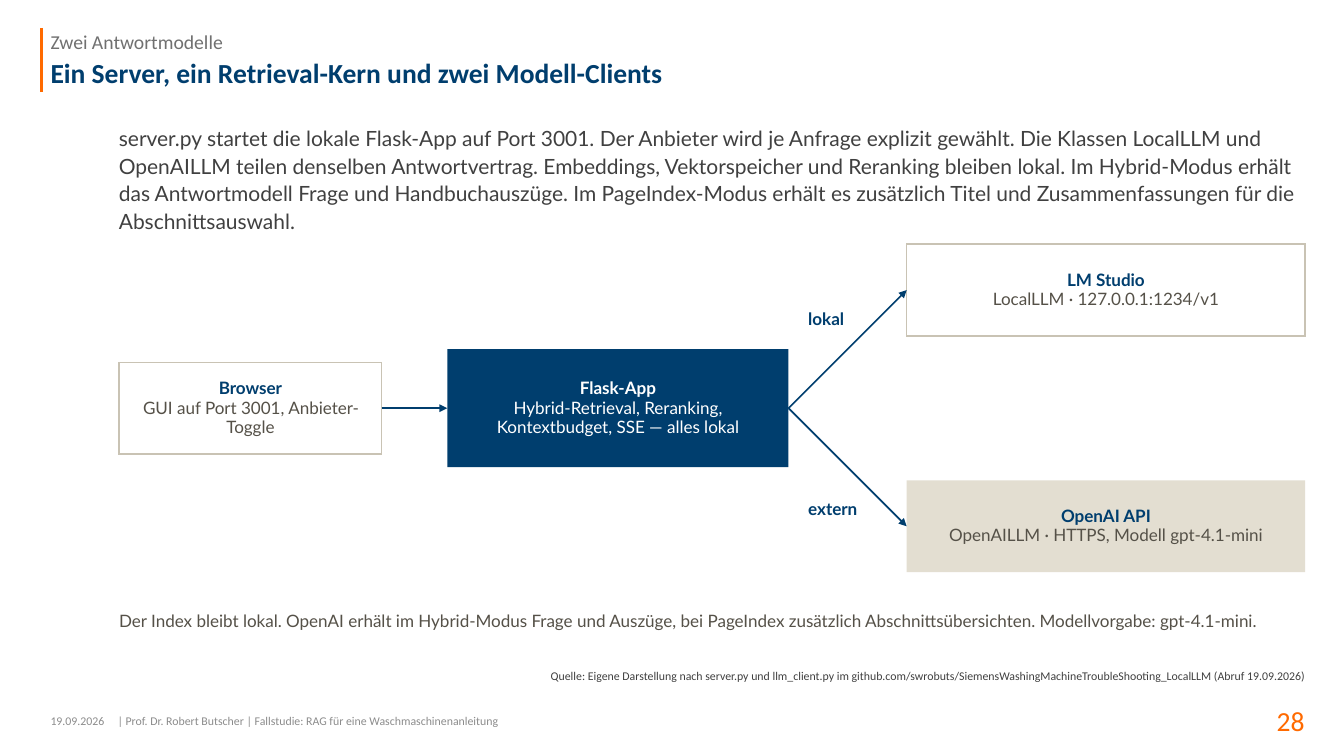
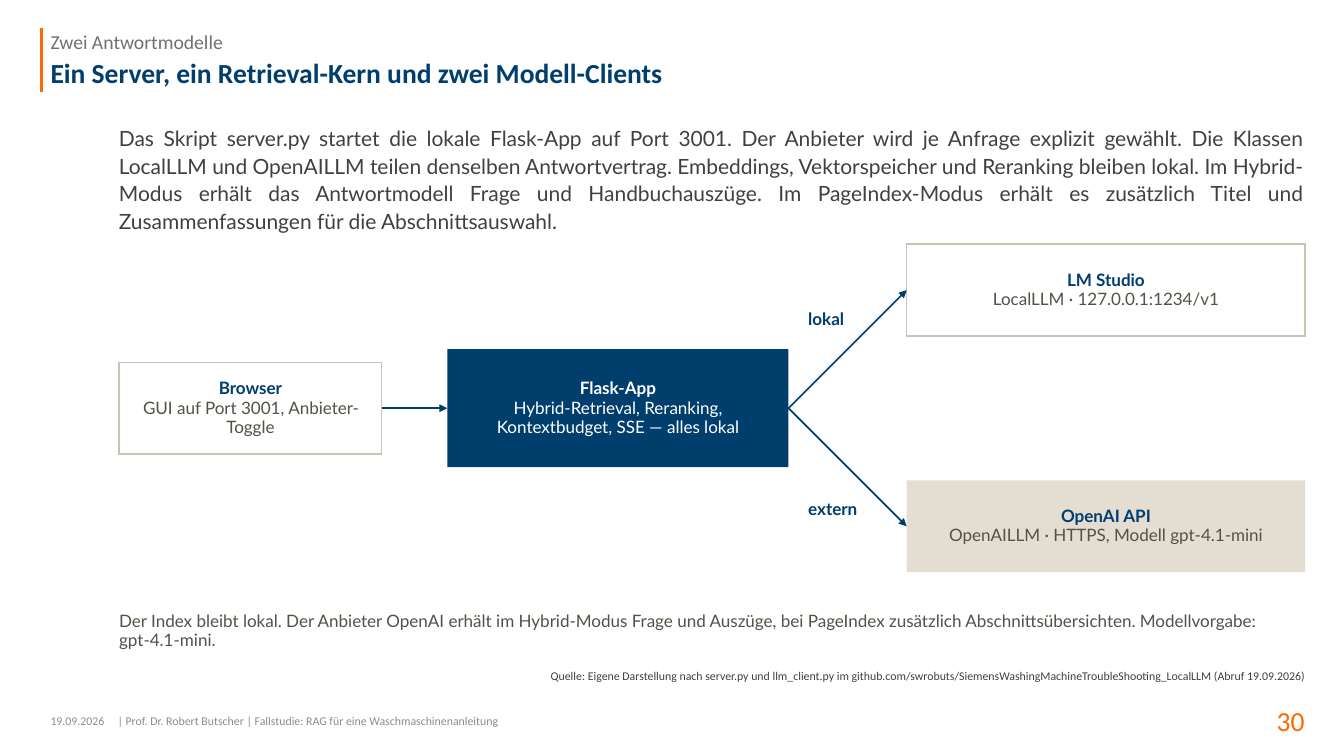
Before and after one commit to swrobuts/SiemensWashingMachineTroubleShooting_LocalLLM, a slide deck: slide 30 of docs/slides/RAG_Waschmaschine_Dokumentation.pptx (slide 28 before the commit). Drawn at 1344x756 pixels with LibreOffice and Linux fonts; fonts in the diff are those of the drawing; background and template pictures are left out. Boxes give left, top, right and bottom in pixels: in the first picture for what was removed or moved away, otherwise in the second. Text is boxed around its words. In the diff, an @@ line names an element or a change of style, - is before the commit and + after.

```diff
--- a/docs/slides/RAG_Waschmaschine_Dokumentation.pptx
+++ b/docs/slides/RAG_Waschmaschine_Dokumentation.pptx
@@ text at box(119, 130, 1303, 233): text changed @@
-server.py startet die lokale Flask-App auf Port 3001. Der Anbieter wird je Anfrage explizit gewählt. Die Klassen LocalLLM und OpenAILLM teilen denselben Antwortvertrag. Embeddings, Vektorspeicher und Reranking bleiben lokal. Im Hybrid-Modus erhält das Antwortmodell Frage und Handbuchauszüge. Im PageIndex-Modus erhält es zusätzlich Titel und Zusammenfassungen für die Abschnittsauswahl.
+Das Skript server.py startet die lokale Flask-App auf Port 3001. Der Anbieter wird je Anfrage explizit gewählt. Die Klassen LocalLLM und OpenAILLM teilen denselben Antwortvertrag. Embeddings, Vektorspeicher und Reranking bleiben lokal. Im Hybrid-Modus erhält das Antwortmodell Frage und Handbuchauszüge. Im PageIndex-Modus erhält es zusätzlich Titel und Zusammenfassungen für die Abschnittsauswahl.
@@ text at box(119, 614, 1256, 649): text changed @@
-Der Index bleibt lokal. OpenAI erhält im Hybrid-Modus Frage und Auszüge, bei PageIndex zusätzlich Abschnittsübersichten. Modellvorgabe: gpt-4.1-mini.
+Der Index bleibt lokal. Der Anbieter OpenAI erhält im Hybrid-Modus Frage und Auszüge, bei PageIndex zusätzlich Abschnittsübersichten. Modellvorgabe: gpt-4.1-mini.
@@ page number at box(1277, 713, 1305, 732): text changed @@
-28
+30
```
Also in this commit, not shown: 57 other slides changed, 2 slides added.
